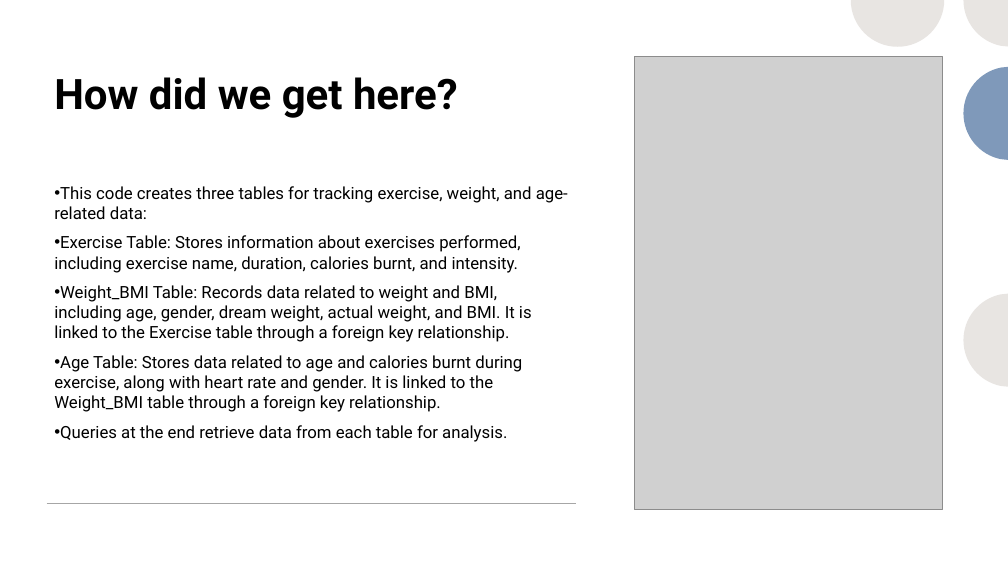
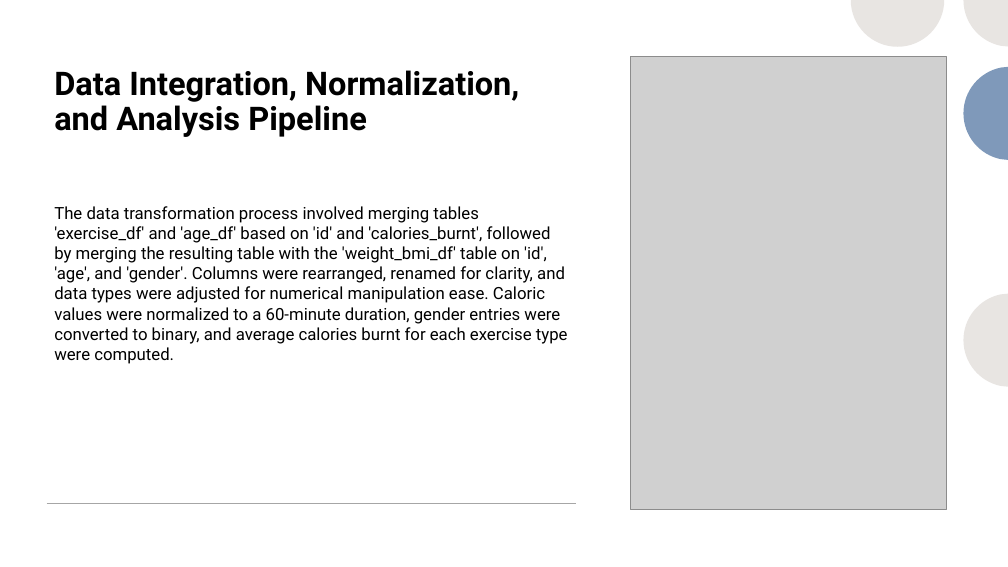
Before and after one commit to Zoouri/Project-3---Group-3, a slide deck: slide 11 of Presentation.pptx (slide 16 before the commit). Drawn at 1008x567 pixels with LibreOffice and Linux fonts; fonts in the diff are those of the drawing; grey boxes stand for pictures. Boxes give left, top, right and bottom in pixels: in the first picture for what was removed or moved away, otherwise in the second. Text is boxed around its words. In the diff, an @@ line names an element or a change of style, - is before the commit and + after.

```diff
--- a/Presentation.pptx
+++ b/Presentation.pptx
@@ picture: place and size @@
-picture at [634, 57, 942, 510]
+picture at [631, 57, 946, 510]
@@ title at [54, 70, 519, 137]: text changed; size 40 to 31 pt @@
-How did we get here?
+Data Integration, Normalization, and Analysis Pipeline
@@ text at [54, 206, 568, 364]: text changed @@
-• This code creates three tables for tracking exercise, weight, and age-related data:
-• Exercise Table: Stores information about exercises performed, including exercise name, duration, calories burnt, and intensity.
-• Weight_BMI Table: Records data related to weight and BMI, including age, gender, dream weight, actual weight, and BMI. It is linked to the Exercise table through a foreign key relationship.
-• Age Table: Stores data related to age and calories burnt during exercise, along with heart rate and gender. It is linked to the Weight_BMI table through a foreign key relationship.
-• Queries at the end retrieve data from each table for analysis.
+The data transformation process involved merging tables 'exercise_df' and 'age_df' based on 'id' and 'calories_burnt', followed by merging the resulting table with the 'weight_bmi_df' table on 'id', 'age', and 'gender'. Columns were rearranged, renamed for clarity, and data types were adjusted for numerical manipulation ease. Caloric values were normalized to a 60-minute duration, gender entries were converted to binary, and average calories burnt for each exercise type were computed.
```
Also in this commit, not shown: 9 slides added, 10 slides removed, 1 other file.
